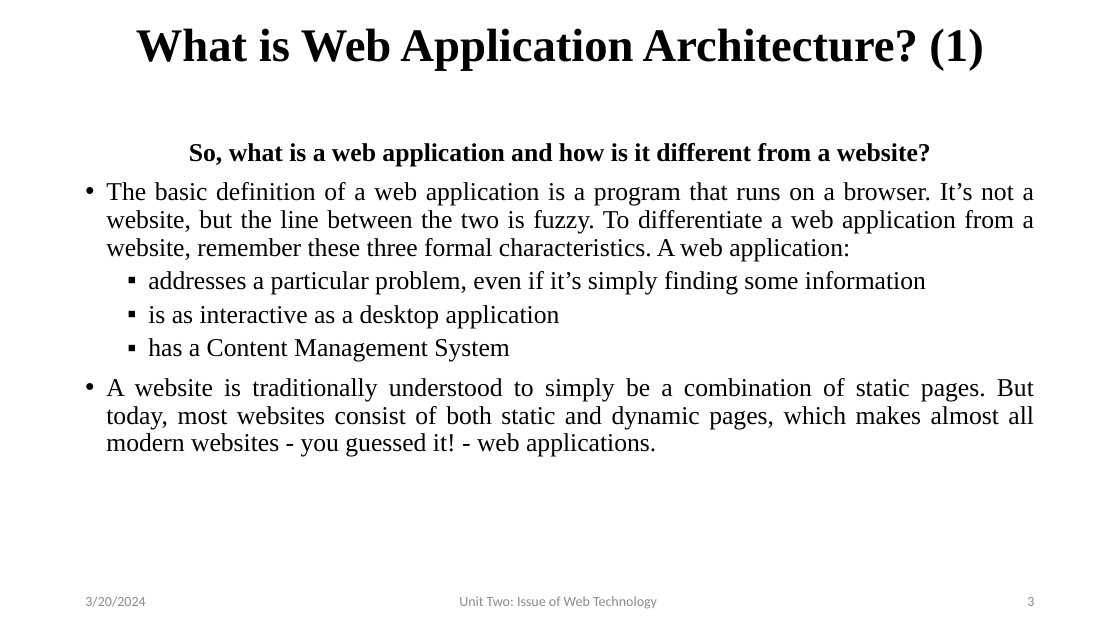
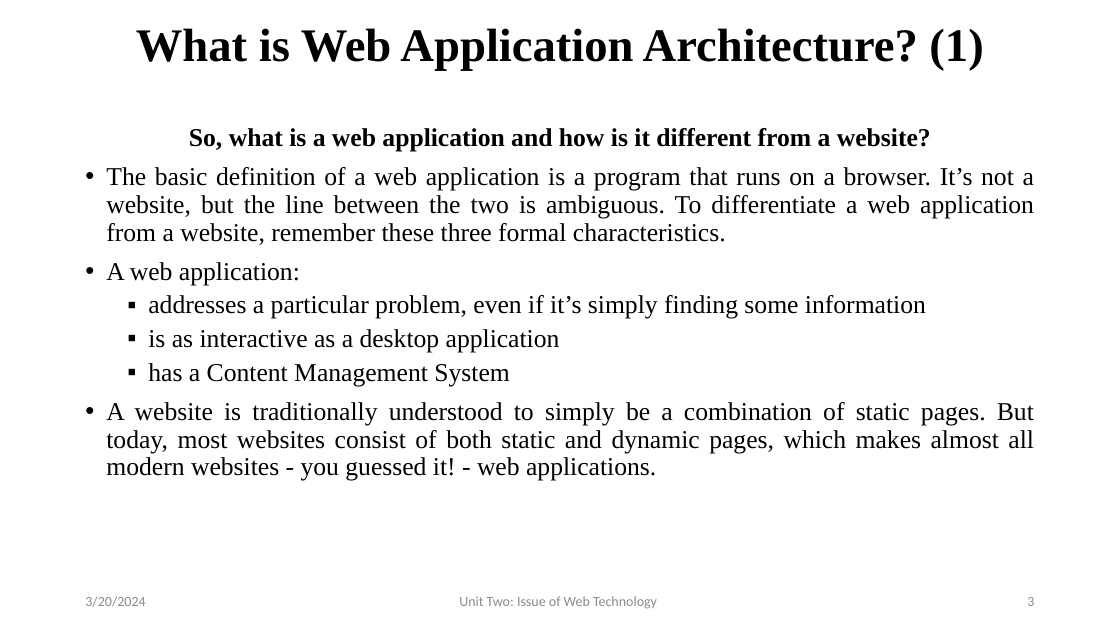
Before and after one commit to avinashmaskey22/BCA-3rd-WEB, a slide deck: slide 3 of Unit Two.pptx. Drawn at 1120x630 pixels with LibreOffice and Linux fonts; fonts in the diff are those of the drawing. Boxes give left, top, right and bottom in pixels: in the first picture for what was removed or moved away, otherwise in the second. Text is boxed around its words. In the diff, an @@ line names an element or a change of style, - is before the commit and + after.

Commit message:
chapter three uploaded

```diff
--- a/Unit Two.pptx
+++ b/Unit Two.pptx
@@ text "So, what is a web ...": place and size @@
-text "So, what is a web ..." at [106, 143, 1034, 457]
+text "So, what is a web ..." at [106, 128, 1034, 481]
@@ text at [106, 167, 1034, 286]: text changed @@
-• The basic definition of a web application is a program that runs on a browser. It’s not a website, but the line between the two is fuzzy. To differentiate a web application from a website, remember these three formal characteristics. A web application:
+• The basic definition of a web application is a program that runs on a browser. It’s not a website, but the line between the two is ambiguous. To differentiate a web application from a website, remember these three formal characteristics.
+• A web application:
```
Also in this commit, not shown: 6 other slides changed, 2 other files.
